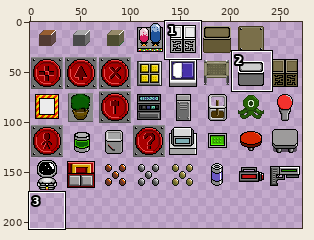
One commit to this sprite sheet: Tower/Sprites/Inventory_Items/Inventory_Spritesheet_1.png. The picture above shows the old version from afar; the outline marks the close-up.
Close-up. The starting point:
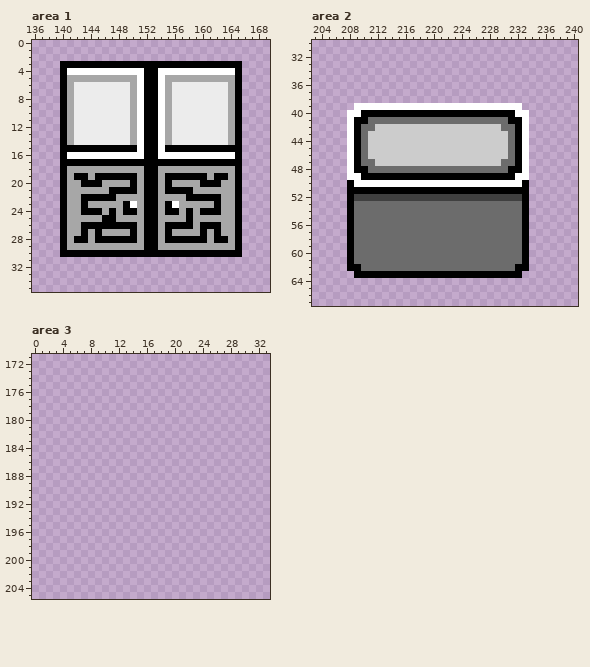
The file is 272x272 pixels. Colours within 5 levels of each other are drawn and written as one. Shown: area 1: x 136..169, y 0..35; area 2: x 203..240, y 30..67; area 3: x 0..33, y 171..205. The wide view leaves out empty margins.
The same view after the edit:
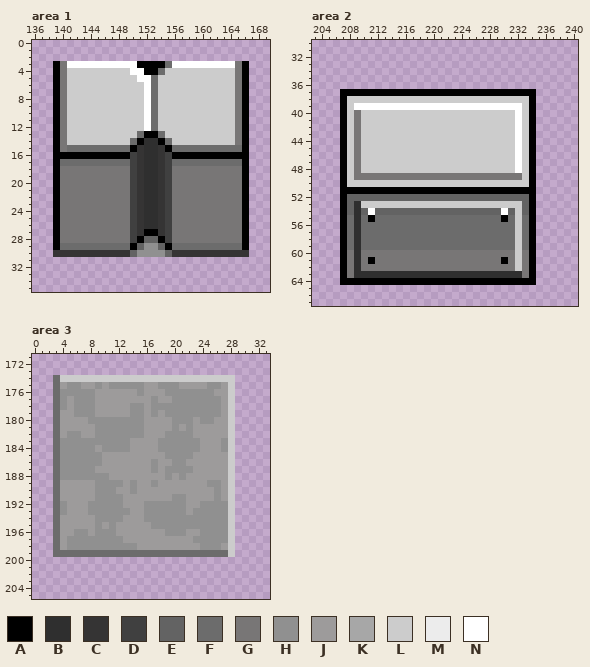
Palette (. is transparent): A #000000  B #2f2f2f  C #353434  D #404040  E #636363  F #6c6c6c  G #787676  H #909090  J #9d9b9b  K #a7a7a7  L #cccccc  M #ececec  N #ffffff
Difference:
--- area 1
@@ x 136..169 @@
  2 ..................................
- 3 ....AAAAAAAAAAAAAAAAAAAAAAAAAA....
- 4 ....ANNNNNNNNNNNAANNNNNNNNNNNA....
- 5 ....AKKKKKKKKKKNAANKKKKKKKKKKA....
- 6 ....AKMMMMMMMMKNAANKMMMMMMMMKA....
- 7 ....AKMMMMMMMMKNAANKMMMMMMMMKA....
- 8 ....AKMMMMMMMMKNAANKMMMMMMMMKA....
- 9 ....AKMMMMMMMMKNAANKMMMMMMMMKA....
-10 ....AKMMMMMMMMKNAANKMMMMMMMMKA....
-11 ....AKMMMMMMMMKNAANKMMMMMMMMKA....
-12 ....AKMMMMMMMMKNAANKMMMMMMMMKA....
-13 ....AKMMMMMMMMKNAANKMMMMMMMMKA....
-14 ....AKMMMMMMMMKNAANKMMMMMMMMKA....
-15 ....AAAAAAAAAAANAANAAAAAAAAAAA....
-16 ....ANNNNNNNNNNNAANNNNNNNNNNNA....
-17 ....AAAAAAAAAAAAAAAAAAAAAAAAAA....
-18 ....AKKKKKKKKKKKAAKKKKKKKKKKKA....
-19 ....AKAAKAAAAAAKAAKAAAAAAKAAKA....
-20 ....AKKAAAKKKKAKAAKAKKKKAAAKKA....
-21 ....AKKKKKKAAAAKAAKAAAAKKKKKKA....
-22 ....AKKAAAAAKKKKAAKKKKAAAAAKKA....
-23 ....AKKAKKKKKANKAAKANKKKKKAKKA....
-24 ....AKKAAAKAKAAKAAKAAKAKAAAKKA....
-25 ....AKKKKKAAKKKKAAKKKKAKKKKKKA....
-26 ....AKKAAAAAAAAKAAKAAAAKAAAKKA....
-27 ....AKKAKAKKKKAKAAKAKKKKAKAKKA....
-28 ....AKAAKAAAAAAKAAKAAAAAAKAAKA....
-29 ....AKKKKKKKKKKKAAKKKKKKKKKKKA....
-30 ....AAAAAAAAAAAAAAAAAAAAAAAAAA....
+ 3 ...AGNNNNNNNNNNAAAAFNNNNNNNNNGA...
+ 4 ...AGLLLLLLLLLNNAAFLLLLLLLLLLGA...
+ 5 ...AGLLLLLLLLLLNNFLLLLLLLLLLLGA...
+ 6 ...AGLLLLLLLLLLLNFLLLLLLLLLLLGA...
+ 7 ...AGLLLLLLLLLLLNFLLLLLLLLLLLGA...
+ 8 ...AGLLLLLLLLLLLNFLLLLLLLLLLLGA...
+ 9 ...AGLLLLLLLLLLLNFLLLLLLLLLLLGA...
+10 ...AGLLLLLLLLLLLNFLLLLLLLLLLLGA...
+11 ...AGLLLLLLLLLLLNFLLLLLLLLLLLGA...
+12 ...AGLLLLLLLLLLLNFLLLLLLLLLLLGA...
+13 ...AGLLLLLLLLLLFAAFLLLLLLLLLLGA...
+14 ...AGLLLLLLLLLFABBAFLLLLLLLLLGA...
+15 ...AGFFFFFFFFFACBBCAFFFFFFFFFFA...
+16 ...AAAAAAAAAAADCBBCDAAAAAAAAAAA...
+17 ...AFFFFFFFFFFDCBBCDFFFFFFFFFFA...
+18 ...AGGGGGGGGGGDCBBCDGGGGGGGGGGA...
+19 ...AGGGGGGGGGGDCBBCDGGGGGGGGGGA...
+20 ...AGGGGGGGGGGDCBBCDGGGGGGGGGGA...
+21 ...AGGGGGGGGGGDCBBCDGGGGGGGGGGA...
+22 ...AGGGGGGGGGGDCBBCDGGGGGGGGGGA...
+23 ...AGGGGGGGGGGDCBBCDGGGGGGGGGGA...
+24 ...AGGGGGGGGGGDCBBCDGGGGGGGGGGA...
+25 ...AGGGGGGGGGGDCBBCDGGGGGGGGGGA...
+26 ...AGGGGGGGGGGDCBBCDGGGGGGGGGGA...
+27 ...AGGGGGGGGGGDCAACDGGGGGGGGGGA...
+28 ...AGGGGGGGGGGDAEEADGGGGGGGGGGA...
+29 ...AFFFFFFFFFFAEHHEAFFFFFFFFFFA...
+30 ...CCCCCCCCCCCEHHHHECCCCCCCCCCC...
 31 ..................................
--- area 2
@@ x 203..240 @@
 36 ......................................
-37 ......................................
-38 ......................................
-39 ......NNNNNNNNNNNNNNNNNNNNNNNN........
-40 .....NNAAAAAAAAAAAAAAAAAAAAAANN.......
-41 .....NAAFFFFFFFFFFFFFFFFFFFFAAN.......
-42 .....NAFFLLLLLLLLLLLLLLLLLLFFAN.......
-43 .....NAFLLLLLLLLLLLLLLLLLLLLFAN.......
-44 .....NAFLLLLLLLLLLLLLLLLLLLLFAN.......
-45 .....NAFLLLLLLLLLLLLLLLLLLLLFAN.......
-46 .....NAFLLLLLLLLLLLLLLLLLLLLFAN.......
-47 .....NAFFLLLLLLLLLLLLLLLLLLFFAN.......
-48 .....NAAFFFFFFFFFFFFFFFFFFFFAAN.......
-49 .....NNAAAAAAAAAAAAAAAAAAAAAANN.......
-50 .....ANNNNNNNNNNNNNNNNNNNNNNNNA.......
-51 .....AAAAAAAAAAAAAAAAAAAAAAAAAA.......
-52 .....ADDDDDDDDDDDDDDDDDDDDDDDDA.......
-53 .....AFFFFFFFFFFFFFFFFFFFFFFFFA.......
-54 .....AFFFFFFFFFFFFFFFFFFFFFFFFA.......
-55 .....AFFFFFFFFFFFFFFFFFFFFFFFFA.......
-56 .....AFFFFFFFFFFFFFFFFFFFFFFFFA.......
-57 .....AFFFFFFFFFFFFFFFFFFFFFFFFA.......
-58 .....AFFFFFFFFFFFFFFFFFFFFFFFFA.......
-59 .....AFFFFFFFFFFFFFFFFFFFFFFFFA.......
-60 .....AFFFFFFFFFFFFFFFFFFFFFFFFA.......
-61 .....AFFFFFFFFFFFFFFFFFFFFFFFFA.......
-62 .....AAFFFFFFFFFFFFFFFFFFFFFFAA.......
-63 ......AAAAAAAAAAAAAAAAAAAAAAAA........
-64 ......................................
+37 ....AAAAAAAAAAAAAAAAAAAAAAAAAAAA......
+38 ....ALLLLLLLLLLLLLLLLLLLLLLLLLLA......
+39 ....ALNNNNNNNNNNNNNNNNNNNNNNNNLA......
+40 ....ALGLLLLLLLLLLLLLLLLLLLLLLNLA......
+41 ....ALGLLLLLLLLLLLLLLLLLLLLLLNLA......
+42 ....ALGLLLLLLLLLLLLLLLLLLLLLLNLA......
+43 ....ALGLLLLLLLLLLLLLLLLLLLLLLNLA......
+44 ....ALGLLLLLLLLLLLLLLLLLLLLLLNLA......
+45 ....ALGLLLLLLLLLLLLLLLLLLLLLLNLA......
+46 ....ALGLLLLLLLLLLLLLLLLLLLLLLNLA......
+47 ....ALGLLLLLLLLLLLLLLLLLLLLLLNLA......
+48 ....ALGLLLLLLLLLLLLLLLLLLLLLLNLA......
+49 ....ALGGGGGGGGGGGGGGGGGGGGGGGGLA......
+50 ....ALLLLLLLLLLLLLLLLLLLLLLLLLLA......
+51 ....AAAAAAAAAAAAAAAAAAAAAAAAAAAA......
+52 ....AEEEEEEEEEEEEEEEEEEEEEEEEEEA......
+53 ....AEBLLLLLLLLLLLLLLLLLLLLLLLEA......
+54 ....AEBENEEEEEEEEEEEEEEEEEENELEA......
+55 ....AFBFAFFFFFFFFFFFFFFFFFFAFLFA......
+56 ....AFBFFFFFFFFFFFFFFFFFFFFFFLFA......
+57 ....AFBFFFFFFFFFFFFFFFFFFFFFFLFA......
+58 ....AFBFFFFFFFFFFFFFFFFFFFFFFLFA......
+59 ....AFBFFFFFFFFFFFFFFFFFFFFFFLFA......
+60 ....AGBGGGGGGGGGGGGGGGGGGGGGGLGA......
+61 ....AGBGAGGGGGGGGGGGGGGGGGGAGLGA......
+62 ....AGBGGGGGGGGGGGGGGGGGGGGGGLGA......
+63 ....AGBBBBBBBBBBBBBBBBBBBBBBBBGA......
+64 ....AAAAAAAAAAAAAAAAAAAAAAAAAAAA......
 65 ......................................
--- area 3
@@ x 0..33 @@
 173 ..................................
-174 ..................................
-175 ..................................
-176 ..................................
-177 ..................................
-178 ..................................
-179 ..................................
-180 ..................................
-181 ..................................
-182 ..................................
-183 ..................................
-184 ..................................
-185 ..................................
-186 ..................................
-187 ..................................
-188 ..................................
-189 ..................................
-190 ..................................
-191 ..................................
-192 ..................................
-193 ..................................
-194 ..................................
-195 ..................................
-196 ..................................
-197 ..................................
-198 ..................................
-199 ..................................
+174 ...FLLLLLLLLLLLLLLLLLLLLLLLLL.....
+175 ...FJHHJJHJHHHHHJJHHHJJJJHHJL.....
+176 ...FHHHHHJJJJJJHJJJHHHHHHHJJL.....
+177 ...FHJHHHJJJJJJJJHJJHHHHHHHJL.....
+178 ...FHJHHHJJJJJHHJHHHHHHHHHHJL.....
+179 ...FJJHHHJJJJJHHJHJHHHHHHHHJL.....
+180 ...FJJJJHHHHHHHHJJJJHHHJHHJJL.....
+181 ...FJJJJJHHHHHHHJJJJHJHJJJJJL.....
+182 ...FJHHJJHHHHHHHJJJHHHHJJJJJL.....
+183 ...FHHHHHHHHHHJJJJHHHHHHJJJHL.....
+184 ...FHHHHHJHHHHJJJJHHHHHHJJJHL.....
+185 ...FHHHHHHJJJJJJJJJHHHHJJJJJL.....
+186 ...FHHHHHHJJJJJJJHJJHHJJJJJJL.....
+187 ...FHHHHHJJJJJJJJHJHHHHJJJJJL.....
+188 ...FHHHHHHHJJJJJJJJHJHJJJJJJL.....
+189 ...FJJJJJHHHHJHJJHJJJJJJJHHJL.....
+190 ...FJJJJJHHHJJHJJJJJJJJJJJHJL.....
+191 ...FJJJJJHHHHJJJJJJJHHJJJJHJL.....
+192 ...FHJJJHHHHHJJJHHHHHHJJHHHHL.....
+193 ...FHJJJHHHHHHJJHHHHHHJHHHHHL.....
+194 ...FJJJJJHHHHJJJHHHHHHHHHHHHL.....
+195 ...FJJJJJHJHJJJJJHHHHHHHHHHHL.....
+196 ...FJJHHJHHHJJJJJJJHHHJJHHHHL.....
+197 ...FJHHHHHHHHJJJJJJJJJJHHHHHL.....
+198 ...FJHHHHHHHHHHJJJJJJJJJHHHJL.....
+199 ...FFFFFFFFFFFFFFFFFFFFFFFFFL.....
 200 ..................................
Changed places in both close-ups, as pixel boxes (x1, y1, x2, y2):
changed: (53, 61, 249, 257)
changed: (340, 89, 536, 285)
added: (53, 375, 235, 557)
